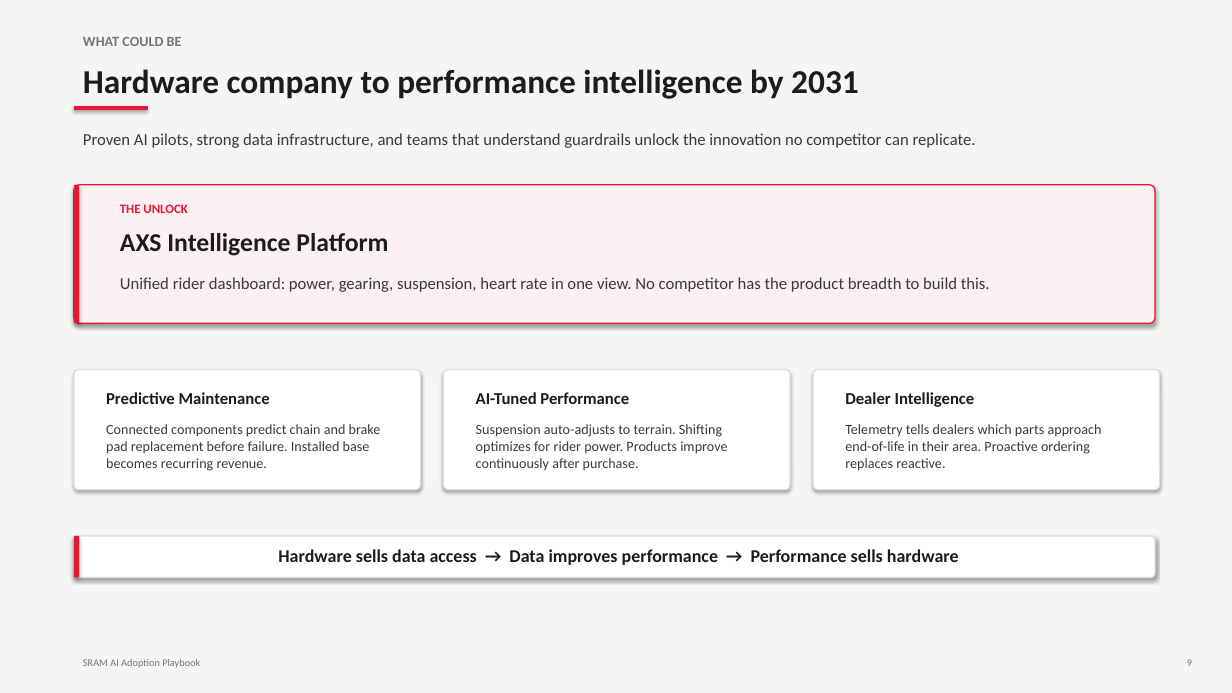
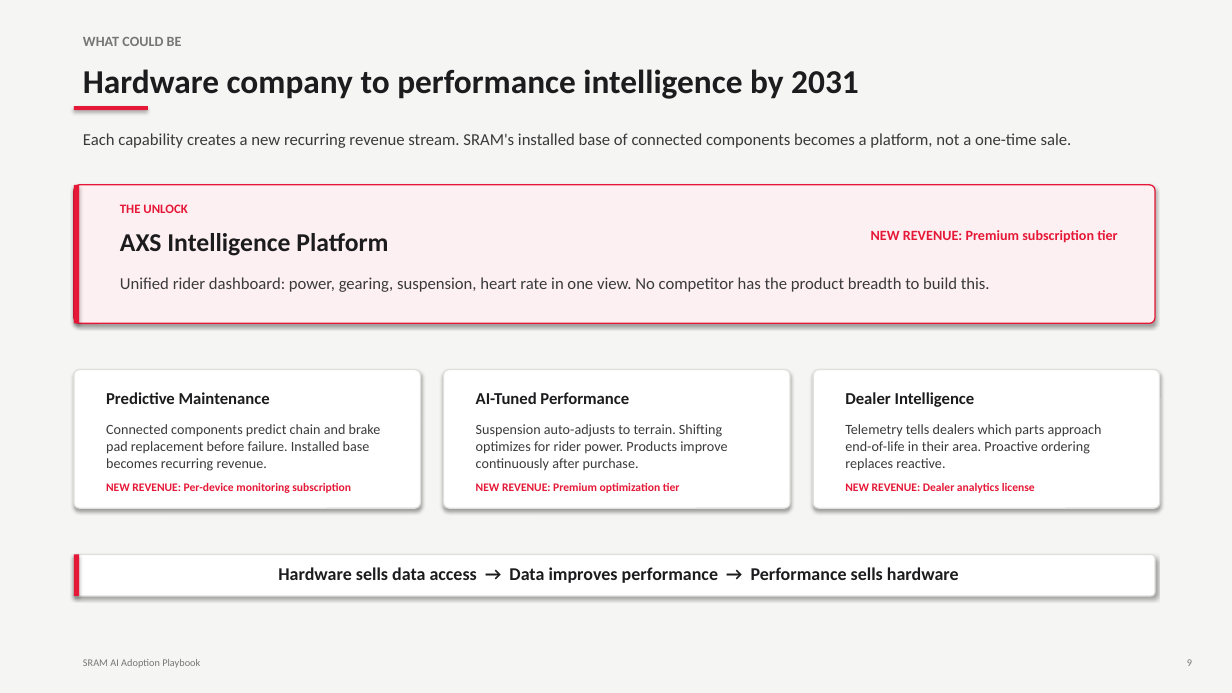
Before and after one commit to donovan-palmer/sram-ai-playbook, a slide deck: slide 22 of deliverables/SRAM_AI_Adoption_Playbook.pptx. Drawn at 1232x693 pixels with LibreOffice and Linux fonts; fonts in the diff are those of the drawing. Boxes give left, top, right and bottom in pixels: in the first picture for what was removed or moved away, otherwise in the second. Text is boxed around its words. In the diff, an @@ line names an element or a change of style, - is before the commit and + after.

Commit message:
Add enablers slide, revenue streams to vision, fix brand count
Three rubric-driven improvements:

1. Add organizational enablers slide (talent, data, leadership)
   covering what each phase requires. Includes Hartsell's 60-70%
   readiness quote and the open question about C-suite sponsorship.

2. Add revenue stream labels to each 2031 vision card (subscription
   tiers, monitoring fees, dealer analytics licensing). Subtitle now
   frames installed base as a recurring revenue platform.

3. Fix BRANDS metric from 7 to 6 on the ecosystem slide to match
   the intro slide brand count.

```diff
--- a/deliverables/SRAM_AI_Adoption_Playbook.pptx
+++ b/deliverables/SRAM_AI_Adoption_Playbook.pptx
@@ text at bbox=[83, 133, 1072, 148]: text changed @@
-Proven AI pilots, strong data infrastructure, and teams that understand guardrails unlock the innovation no competitor can replicate.
+Each capability creates a new recurring revenue stream. SRAM's installed base of connected components becomes a platform, not a one-time sale.
@@ text added at bbox=[871, 230, 1117, 243], 11 pt, text #E51937, bold @@
+NEW REVENUE: Premium subscription tier
@@ rounded rectangle: place and size @@
-rounded rectangle at bbox=[74, 370, 421, 490]
+rounded rectangle at bbox=[74, 370, 421, 508]
@@ rounded rectangle: place and size @@
-rounded rectangle at bbox=[444, 370, 790, 490]
+rounded rectangle at bbox=[444, 370, 790, 508]
@@ rounded rectangle: place and size @@
-rounded rectangle at bbox=[813, 370, 1160, 490]
+rounded rectangle at bbox=[813, 370, 1160, 508]
@@ text added at bbox=[106, 483, 351, 493], 9 pt, text #E51937, bold @@
+NEW REVENUE: Per-device monitoring subscription
@@ text added at bbox=[476, 483, 680, 493], 9 pt, text #E51937, bold @@
+NEW REVENUE: Premium optimization tier
@@ text added at bbox=[845, 483, 1035, 493], 9 pt, text #E51937, bold @@
+NEW REVENUE: Dealer analytics license
@@ 1 text, 1 rounded rectangle, 1 rectangle: place and size @@
-1 text, 1 rounded rectangle, 1 rectangle at bbox=[74, 536, 1155, 578]
+1 text, 1 rounded rectangle, 1 rectangle at bbox=[74, 555, 1155, 596]
```
Also in this commit, not shown: 3 other slides changed, 1 slide added, 1 other file.
